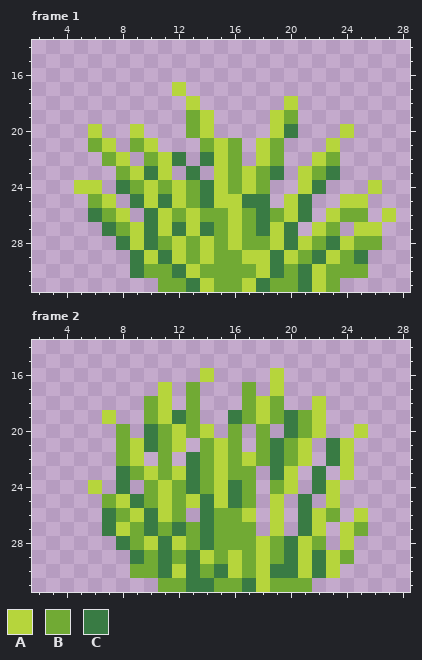
Two states of a pixel-art file, Assets/2. Graphics/Foliage/Grass_v1.aseprite. The first picture shows the starting point.
32x32 pixels, 2 frames. Shown: frame 1: x 2..28, y 14..31; frame 2: x 2..28, y 14..31.
Palette (. is transparent): A #b6d53c  B #71aa34  C #397b44
The same view after the edit:
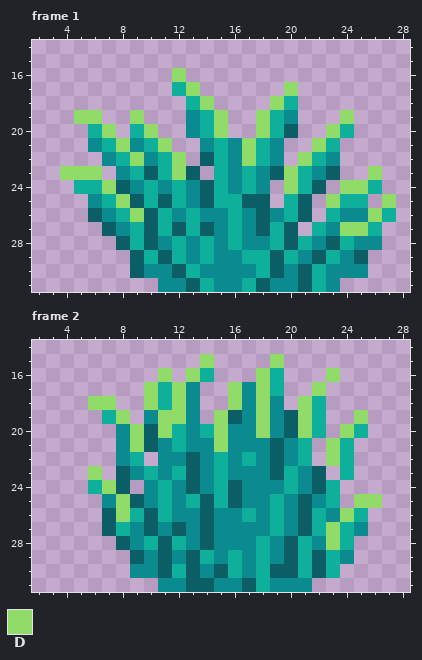
Colours new in this view: D #91db69
Difference:
Colour A changes from #b6d53c to #0eaf9b.
Colour B changes from #71aa34 to #0b8a8f.
Colour C changes from #397b44 to #0b5e65.
Frame 1, layer "Layer 2":
The author put colour D in row 16 at x 12; in row 17 at x 13 and 20; in row 18 at x 14 and 19; in row 19 at x 5 to 6, 9, 15, 18 and 24; in row 20 at x 7, 10, 15, 18 and 23; in row 21 at x 8, 11, 17 and 22.
The author put colour D in row 22 at x 9, 17 and 21; in row 23 at x 4 to 6, 12, 20 and 26; in row 24 at x 7, 20 and 24 to 25; in row 25 at x 8, 23 and 27; in row 26 at x 9 and 26; in row 27 at x 24.
Colour A becomes colour D in row 27 at x 25.
Colour C becomes colour D in row 22 at x 12.
Frame 2, layer "Layer 2":
The author put colour B in row 20 at x 17 and 19; in row 21 at x 13 and 17; in row 22 at x 12; in rows 23 to 24 at x 18 and 21; in row 25 at x 18, 20 and 22; in row 26 at x 13, 18 and 20.
The author put colour B in row 27 at x 18 and 20.
The author put colour D in row 15 at x 14 and 19; in row 16 at x 11, 13, 18 and 23; in row 17 at x 10, 12, 16, 18 and 22; in row 18 at x 6 to 7, 12, 16 and 21; in row 19 at x 8, 15 and 25; in row 20 at x 9, 15 and 24.
The author put colour D in row 23 at x 6; in row 24 at x 7; in row 25 at x 25 to 26; in row 26 at x 24; in rows 27 to 28 at x 23.
Colour A becomes colour D in row 18 at x 18; in row 19 at x 11 and 18; in row 21 at x 9 and 15; in row 25 at x 8.
Colour B becomes colour D in row 18 at x 10; in row 19 at x 21; in row 20 at x 11, 18 and 21; in row 26 at x 8.
Colour C becomes colour D in row 19 at x 12; in rows 21 to 22 at x 23.
Boxes around the changes in both pictures, in picture pixels (x1, y1, x2, y2):
changed: (60, 68, 396, 292)
changed: (88, 354, 382, 592)
